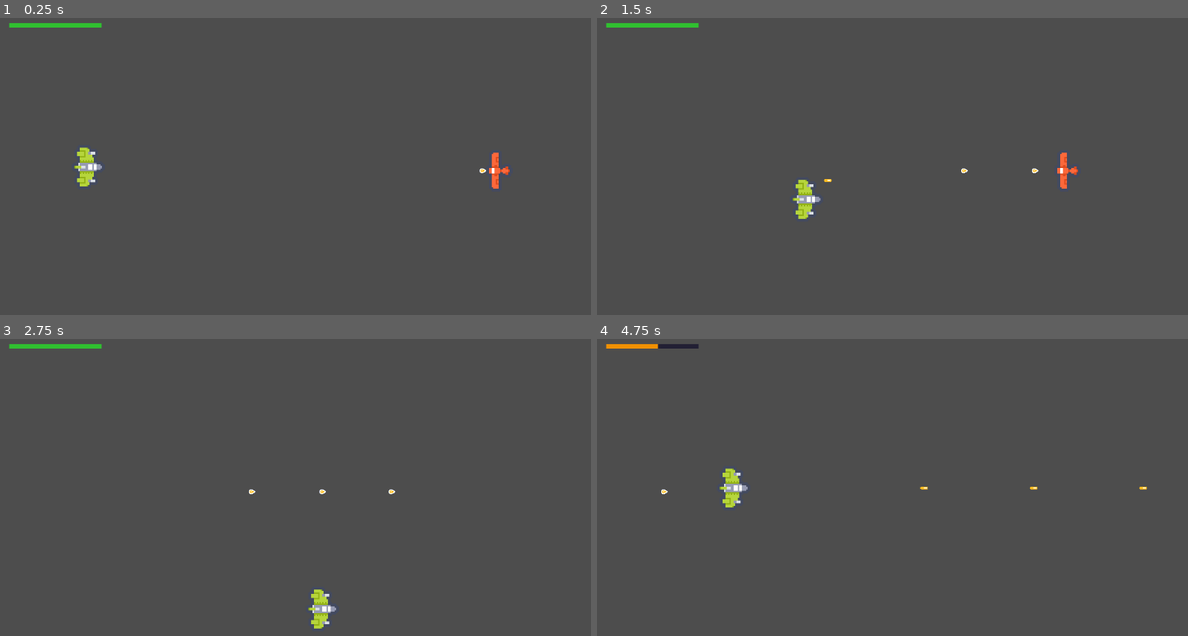
Above: before the commit, frames 1-4 (two rows, left to right).
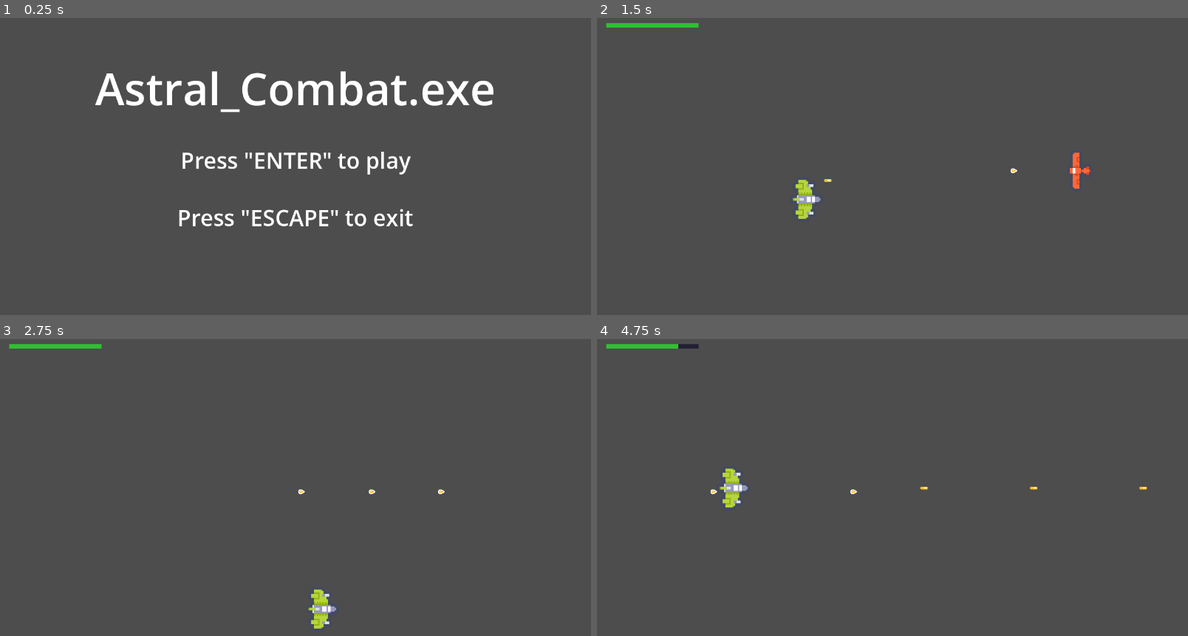
Above: after the commit, the same moments.

Repository: WilsonRyan/AstralCombat.exe
Game: Godot game, scene res://Scenes/Menus/MainMenu/MainMenu.tscn
The game is run twice, just before and just after one commit, with the same random seed, the same clock (stepped at 60 frames per second) and the same inputs. Before the commit the project starts from res://Scenes/Game/Game.tscn.
Inputs:
- Up to frame 1 (0.25 s): no input
- Up to frame 2 (1.5 s): tap Enter (enter, bound only after the commit) at 0.5, 0.6 s; hold D (ship-right) 0.53-1.28 s; hold S (ship-down) from 1.28 s (still down); tap J (ship-shoot) at 1.35 s
- Up to frame 3 (2.75 s): tap Enter (enter, bound only after the commit) at 1.55, 2.1 s; release S (ship-down) at 2.03 s; hold D (ship-right) from 2.03 s (still down)
- Up to frame 4 (4.75 s): release D (ship-right) at 2.78 s; hold W (ship-up) 2.78-3.53 s; tap Enter (enter, bound only after the commit) at 2.85, 3.8, 4.35 s; hold J (ship-shoot) 3.53-4.28 s; hold A (ship-left) from 3.53 s (still down); tap Escape (escape, bound only after the commit) at 4.15 s

The runs differ from the first frame. In frame 1, 5.2% of the frame differs, in the area x 1-87%, y 1-71%; in frame 2, 0.4%; in frame 3, less than 0.1%; in frame 4, 0.2%.

Commit message:
Working Main menu that you launch the game from and go to when the player dies. Creating the first actual game loop.

Diff:
--- a/Globals/GameManager.gd
+++ b/Globals/GameManager.gd
@@ -1 +1,16 @@
 extends Node
+
+
+const MAIN_MENU: String = "res://Scenes/Menus/MainMenu/MainMenu.tscn"
+const GAME: String = "res://Scenes/Game/Game.tscn"
+
+
+
+func load_main_menu() -> void:
+	get_tree().call_deferred("change_scene_to_file", MAIN_MENU)
+
+func load_game() -> void:
+	get_tree().call_deferred("change_scene_to_file", GAME)
+
+func quit_game() -> void:
+	get_tree().call_deferred("quit")
--- a/Scenes/Game/Game.gd
+++ b/Scenes/Game/Game.gd
@@ -7,8 +7,13 @@
 # Called when the node enters the scene tree for the first time.
 func _ready() -> void:
 	health_bar.setup(player)
+	SignalHub.on_player_die.connect(on_player_die)
 
 
 # Called every frame. 'delta' is the elapsed time since the previous frame.
 func _process(_delta: float) -> void:
 	pass
+
+
+func on_player_die() -> void:
+	GameManager.load_main_menu()
--- a/Scenes/HUD/Hud.gd
+++ b/Scenes/HUD/Hud.gd
@@ -7,5 +7,5 @@
 
 
 # Called every frame. 'delta' is the elapsed time since the previous frame.
-func _process(delta: float) -> void:
+func _process(_delta: float) -> void:
 	pass
--- a/Scenes/Menus/MainMenu/MainMenu.gd
+++ b/Scenes/Menus/MainMenu/MainMenu.gd
@@ -4,3 +4,10 @@
 # Called when the node enters the scene tree for the first time.
 func _ready() -> void:
 	pass # Replace with function body.
+
+
+func _unhandled_input(_event: InputEvent) -> void:
+	if Input.is_action_just_pressed("enter") == true:
+		GameManager.load_game()
+	if Input.is_action_just_pressed("escape") == true:
+		GameManager.quit_game()
--- a/Scenes/Menus/MainMenu/MainMenu.tscn
+++ b/Scenes/Menus/MainMenu/MainMenu.tscn
@@ -1,6 +1,15 @@
 [gd_scene format=3 uid="uid://b0na21nievvm4"]
 
 [ext_resource type="Script" uid="uid://t0s75hg7hl21" path="res://Scenes/Menus/MainMenu/MainMenu.gd" id="1_exe2v"]
+
+[sub_resource type="LabelSettings" id="LabelSettings_c3p6v"]
+font_size = 96
+
+[sub_resource type="LabelSettings" id="LabelSettings_exe2v"]
+font_size = 48
+
+[sub_resource type="LabelSettings" id="LabelSettings_vv2qh"]
+font_size = 48
 
 [node name="MainMenu" type="Control" unique_id=586374221]
 layout_mode = 3
@@ -10,3 +19,49 @@
 grow_horizontal = 2
 grow_vertical = 2
 script = ExtResource("1_exe2v")
+
+[node name="margin_container" type="MarginContainer" parent="." unique_id=425029621]
+layout_mode = 1
+anchors_preset = 15
+anchor_right = 1.0
+anchor_bottom = 1.0
+grow_horizontal = 2
+grow_vertical = 2
+
+[node name="v_box_container" type="VBoxContainer" parent="margin_container" unique_id=361025690]
+layout_mode = 2
+
+[node name="TopSpaceLabel" type="Label" parent="margin_container/v_box_container" unique_id=336101365]
+layout_mode = 2
+text = "
+
+
+"
+
+[node name="TitleLabel" type="Label" parent="margin_container/v_box_container" unique_id=1712013546]
+layout_mode = 2
+text = "Astral_Combat.exe"
+label_settings = SubResource("LabelSettings_c3p6v")
+horizontal_alignment = 1
+
+[node name="MiddleSpaceLabel" type="Label" parent="margin_container/v_box_container" unique_id=847619182]
+layout_mode = 2
+text = "
+"
+
+[node name="PlayLabel" type="Label" parent="margin_container/v_box_container" unique_id=1281115914]
+layout_mode = 2
+text = "Press \"ENTER\" to play"
+label_settings = SubResource("LabelSettings_exe2v")
+horizontal_alignment = 1
+
+[node name="MiddleSpaceLabel_2" type="Label" parent="margin_container/v_box_container" unique_id=178126861]
+layout_mode = 2
+text = "
+"
+
+[node name="ExitLabel" type="Label" parent="margin_container/v_box_container" unique_id=1289445384]
+layout_mode = 2
+text = "Press \"ESCAPE\" to exit"
+label_settings = SubResource("LabelSettings_vv2qh")
+horizontal_alignment = 1
--- a/project.godot
+++ b/project.godot
@@ -11,7 +11,7 @@
 [application]
 
 config/name="ACE"
-run/main_scene="uid://dh3cpr0xm8es0"
+run/main_scene="uid://b0na21nievvm4"
 config/features=PackedStringArray("4.6", "Mobile")
 config/icon="uid://bnf0ipob4cpvu"
 
@@ -75,6 +75,18 @@
 , Object(InputEventJoypadButton,"resource_local_to_scene":false,"resource_name":"","device":-1,"button_index":0,"pressure":0.0,"pressed":true,"script":null)
 ]
 }
+enter={
+"deadzone": 0.2,
+"events": [Object(InputEventKey,"resource_local_to_scene":false,"resource_name":"","device":-1,"window_id":0,"alt_pressed":false,"shift_pressed":false,"ctrl_pressed":false,"meta_pressed":false,"pressed":false,"keycode":0,"physical_keycode":4194309,"key_label":0,"unicode":0,"location":0,"echo":false,"script":null)
+, Object(InputEventJoypadButton,"resource_local_to_scene":false,"resource_name":"","device":-1,"button_index":6,"pressure":0.0,"pressed":true,"script":null)
+]
+}
+escape={
+"deadzone": 0.2,
+"events": [Object(InputEventKey,"resource_local_to_scene":false,"resource_name":"","device":-1,"window_id":0,"alt_pressed":false,"shift_pressed":false,"ctrl_pressed":false,"meta_pressed":false,"pressed":false,"keycode":0,"physical_keycode":4194305,"key_label":0,"unicode":0,"location":0,"echo":false,"script":null)
+, Object(InputEventJoypadButton,"resource_local_to_scene":false,"resource_name":"","device":-1,"button_index":4,"pressure":0.0,"pressed":true,"script":null)
+]
+}
 
 [layer_names]
 
Not shown, changed: devLog.md
